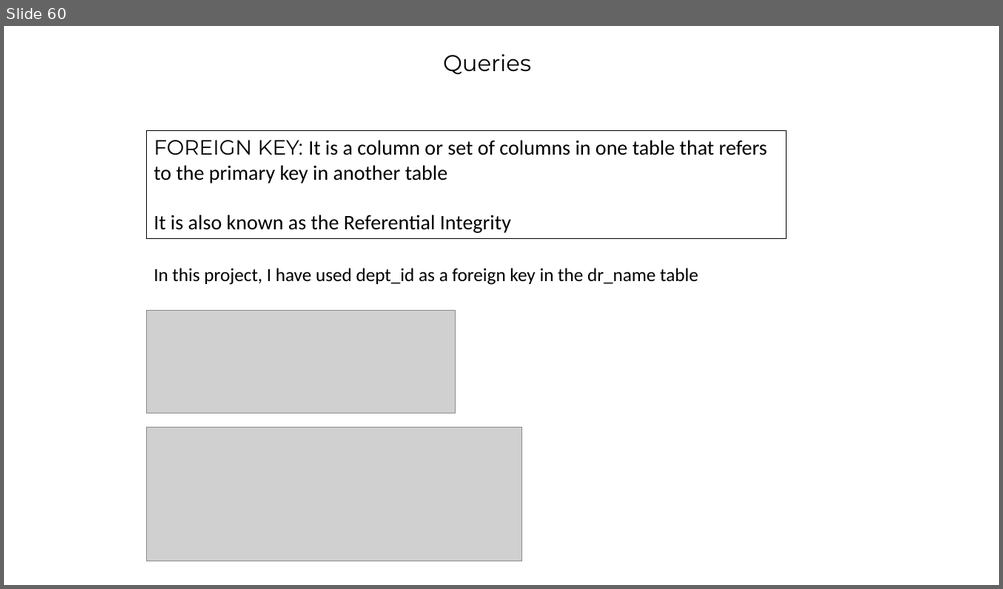
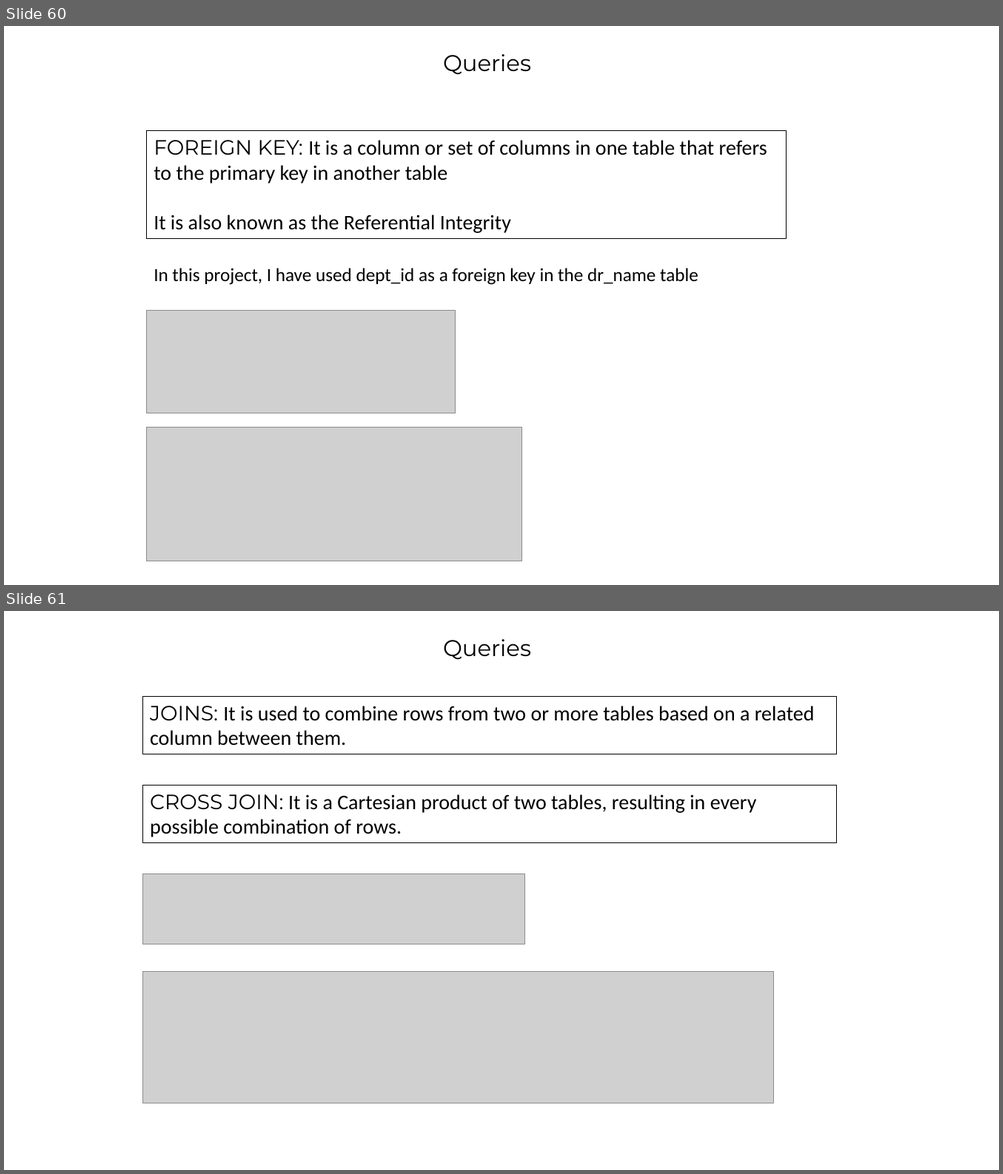
Before and after one commit to barrett28/1_IT-vedant, a slide deck: 4_sql/project''/hospital_management.pptx. Shown one above the other, each under a label of ours: slide 60 before the commit, slides 60 and 61 after it. The pictures are 1003x589 and 1003x1174 pixels, drawn with LibreOffice and Linux fonts; fonts in the diff are those of the drawing; grey boxes stand for pictures; background and template pictures are left out. Boxes give left, top, right and bottom in pixels: in the first picture for what was removed or moved away, otherwise in the second. Text is boxed around its words. In the diff, an @@ line names an element or a change of style, - is before the commit and + after.

```diff
--- a/4_sql/project''/hospital_management.pptx
+++ b/4_sql/project''/hospital_management.pptx
@@ slide 61 added at (x1=4, y1=611, x2=999, y2=1170), background picture (left out) @@
@@ text added at (x1=443, y1=639, x2=531, y2=660), 22 pt, text #000000 @@
+Queries
@@ rectangle added at (x1=143, y1=696, x2=836, y2=754), outline #000000 0.75 pt, 20 pt, text #000000 @@
+JOINS: It is used to combine rows from two or more tables based on a related column between them.
@@ rectangle added at (x1=143, y1=785, x2=836, y2=843), outline #000000 0.75 pt, 20 pt, text #000000 @@
+CROSS JOIN: It is a Cartesian product of two tables, resulting in every possible combination of rows.
@@ picture added at (x1=143, y1=874, x2=525, y2=945) @@
@@ picture added at (x1=143, y1=972, x2=774, y2=1104) @@
```
Also in this commit, not shown: 6 other slides added, 7 slides removed, 17 other files.
